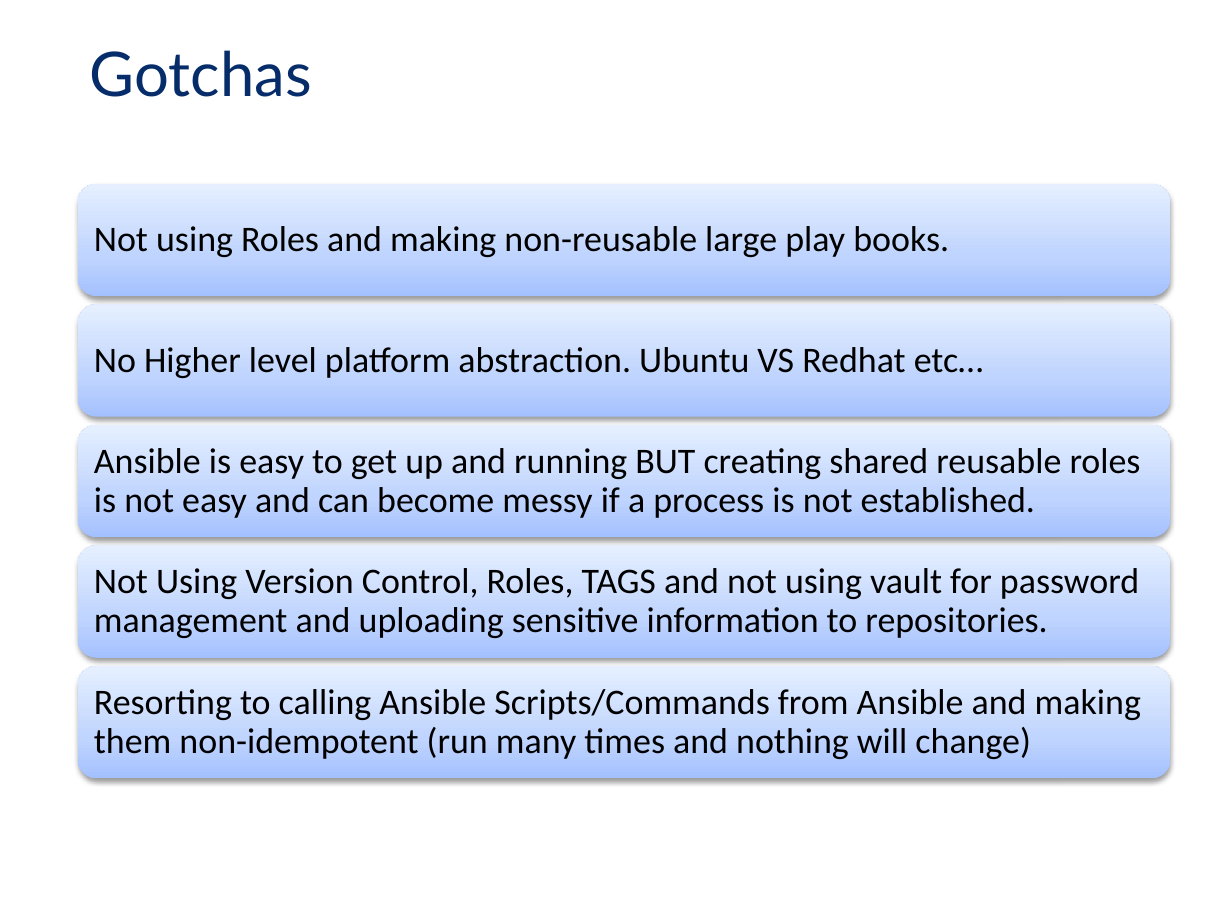
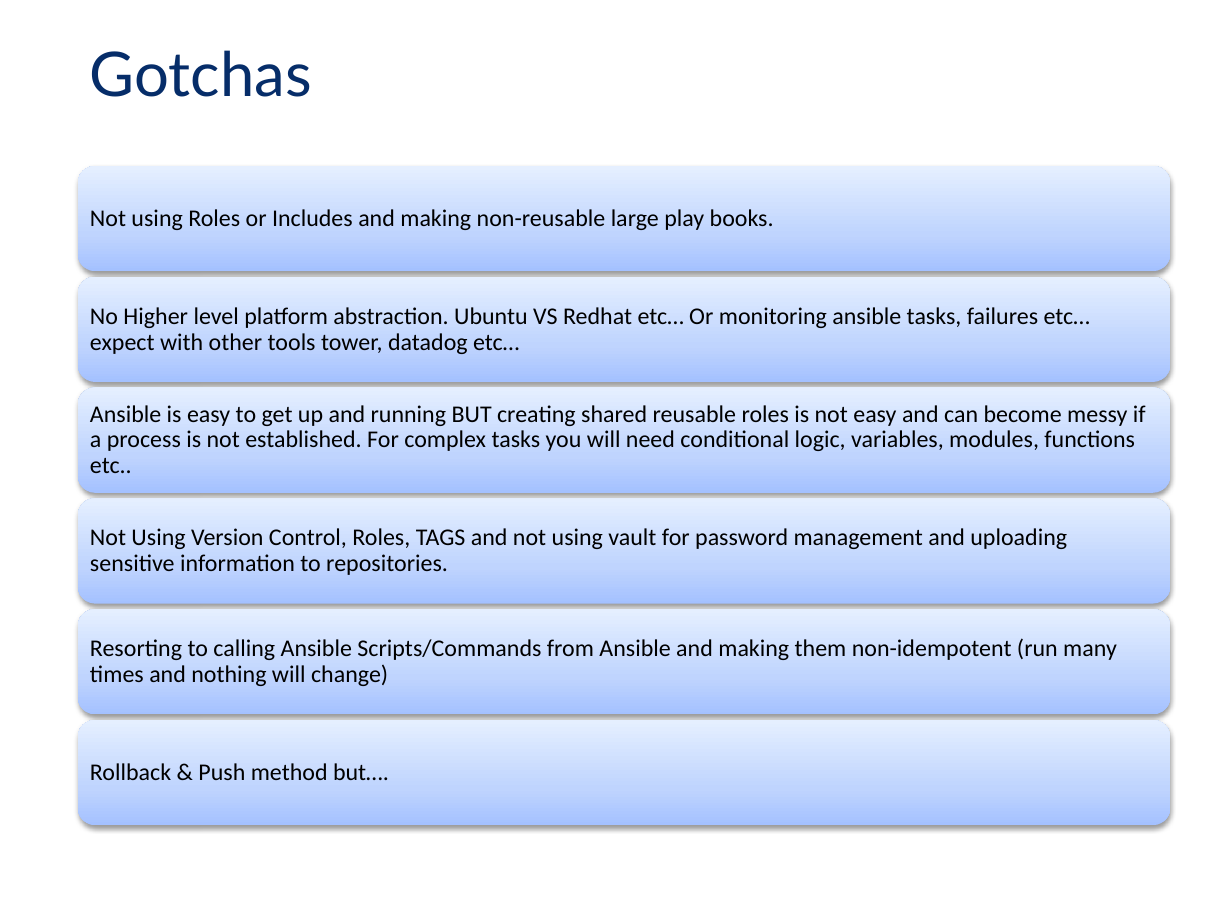
Before and after one commit to sarlindo/ansibledemo, a slide deck: slide 9 of TMX_Ansible_KnowledgeSharing.pptx (slide 8 before the commit). Drawn at 1232x924 pixels with LibreOffice and Linux fonts; fonts in the diff are those of the drawing; background and template pictures are left out. Boxes give left, top, right and bottom in pixels: in the first picture for what was removed or moved away, otherwise in the second. Text is boxed around its words. In the diff, an @@ line names an element or a change of style, - is before the commit and + after.

```diff
--- a/TMX_Ansible_KnowledgeSharing.pptx
+++ b/TMX_Ansible_KnowledgeSharing.pptx
@@ rounded rectangle: place and size @@
-rounded rectangle at box(78, 184, 1170, 296)
+rounded rectangle at box(78, 166, 1170, 272)
@@ text at box(90, 209, 774, 230): text changed; size 21 to 14 pt @@
-Not using Roles and making non-reusable large play books.
+Not using Roles or Includes and making non-reusable large play books.
@@ rounded rectangle: place and size @@
-rounded rectangle at box(78, 304, 1170, 416)
+rounded rectangle at box(78, 277, 1170, 383)
@@ text at box(90, 307, 1090, 354): text changed; size 21 to 14 pt @@
-No Higher level platform abstraction. Ubuntu VS Redhat etc…
+No Higher level platform abstraction. Ubuntu VS Redhat etc… Or monitoring ansible tasks, failures etc… expect with other tools tower, datadog etc…
@@ rounded rectangle: place and size @@
-rounded rectangle at box(78, 425, 1170, 537)
+rounded rectangle at box(78, 388, 1170, 494)
@@ text at box(90, 405, 1146, 473): text changed; size 21 to 14 pt @@
-Ansible is easy to get up and running BUT creating shared reusable roles is not easy and can become messy if a process is not established.
+Ansible is easy to get up and running BUT creating shared reusable roles is not easy and can become messy if a process is not established. For complex tasks you will need conditional logic, variables, modules, functions etc..
@@ rounded rectangle: place and size @@
-rounded rectangle at box(78, 546, 1170, 658)
+rounded rectangle at box(78, 498, 1170, 604)
@@ text "Not Using Version Control, Roles, ...": place and size @@
-text "Not Using Version Control, Roles, ..." at box(94, 568, 1139, 638)
+text "Not Using Version Control, Roles, ..." at box(90, 528, 1067, 575)
@@ text "Not Using Version Control, Roles, ..." at box(90, 528, 1067, 575): size 21 to 14 pt; less space between paragraphs @@
@@ rounded rectangle added at box(78, 609, 1170, 715), fill gradient #A4C4FF to #BFD4FF to #E6EEFF @@
@@ text "Resorting to calling Ansible Scripts/Commands ..." at box(90, 638, 1117, 686): size 21 to 14 pt; less space between paragraphs @@
@@ text "Resorting to calling Ansible Scripts/Commands ...": place and size @@
-text "Resorting to calling Ansible Scripts/Commands ..." at box(94, 689, 1141, 759)
+text "Resorting to calling Ansible Scripts/Commands ..." at box(90, 638, 1117, 686)
@@ rounded rectangle: place and size @@
-rounded rectangle at box(78, 667, 1170, 779)
+rounded rectangle at box(78, 719, 1170, 825)
@@ text added at box(90, 763, 389, 780), 14 pt, text #000000 @@
+Rollback & Push method but….
```
Also in this commit, not shown: 4 other slides changed, 5 slides added, 1 slide removed.
